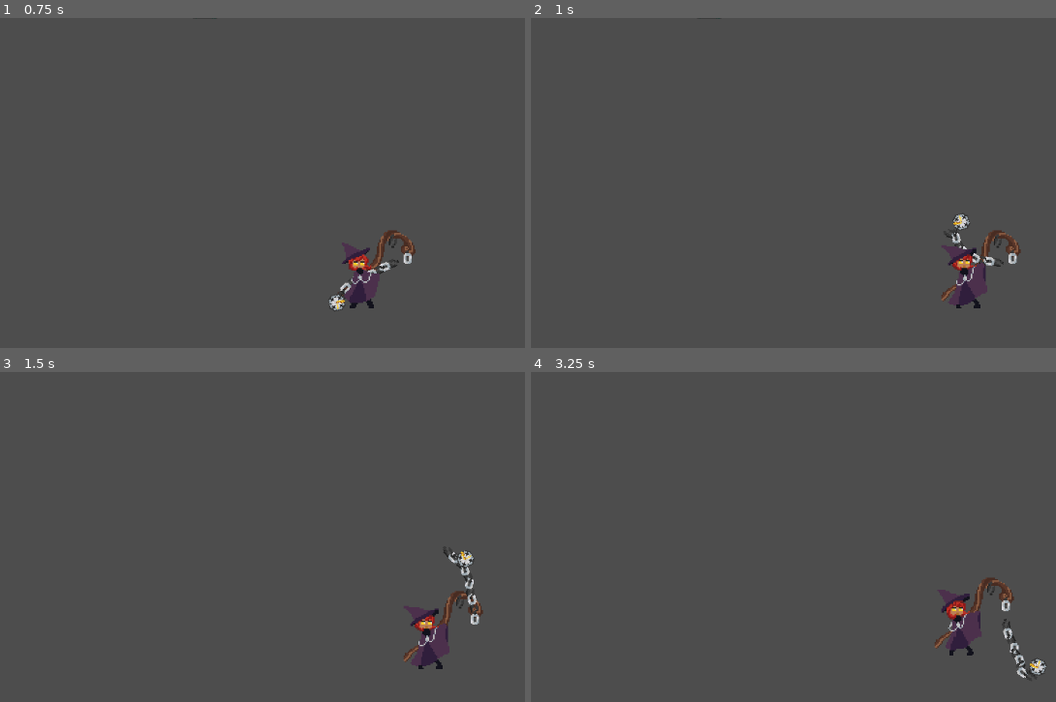
Above: before the commit, frames 1-4 (two rows, left to right).
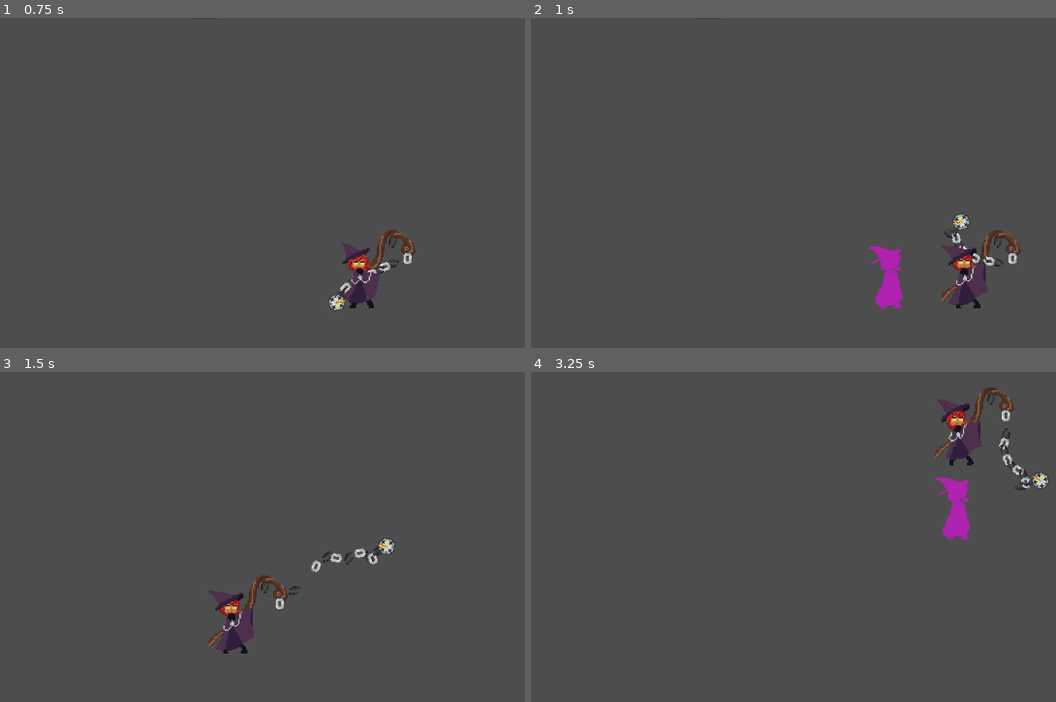
Above: after the commit, the same moments.

Repository: CplCanuck/mru-hacks-2025
Game: Godot game, scene res://Levels/signpost_test.tscn
Two runs of this game, one before a commit and one after it. Both use one fixed random seed, a clock stepped at 60 frames per second and the inputs below.
Inputs:
- Up to frame 1 (0.75 s): tap Enter (ui_accept) at 0.5 s; hold D (right) from 0.53 s (still down); hold Space (attack) from 0.53 s (still down)
- Up to frame 2 (1 s): keep holding D (right); keep holding Space (attack); tap Enter (ui_accept) at 0.77 s; tap Shift (dash) at 0.8 s
- Up to frame 3 (1.5 s): release D (right) at 1.28 s; release Space (attack) at 1.28 s; hold S (down) from 1.28 s (still down); tap Shift (dash) at 1.35 s
- Up to frame 4 (3.25 s): tap Enter (ui_accept) at 1.52, 3.02 s; tap E (interact) at 1.55 s; release S (down) at 2.03 s; hold D (right) 2.03-2.78 s; hold E (interact) 2.03-2.78 s; tap Space (attack) at 2.3, 2.85 s; hold W (up) from 2.78 s (still down); tap Shift (dash) at 3.05 s

Frame 1 is identical in both runs. In frame 2, 0.7% of the frame differs, in the area x 64-71%, y 69-88%; in frame 3, 3.2%; in frame 4, 3.9%, in the area x 76-99%, y 4-93%.

Commit message:
Add dash

Diff:
--- /dev/null
+++ b/Elements/twinkle.tscn
@@ -0,0 +1,90 @@
+[gd_scene load_steps=15 format=3 uid="uid://bem5t3tywdesj"]
+
+[ext_resource type="Script" path="res://Elements/twinkle.gd" id="1_2jfi0"]
+[ext_resource type="PackedScene" uid="uid://143h4hrvonoa" path="res://Components/signpost_component.tscn" id="1_slof0"]
+[ext_resource type="Texture2D" uid="uid://c1n6nbj1pia7l" path="res://Assets/sparkle.png" id="3_jspro"]
+
+[sub_resource type="RectangleShape2D" id="RectangleShape2D_v8b83"]
+
+[sub_resource type="AtlasTexture" id="AtlasTexture_f816w"]
+atlas = ExtResource("3_jspro")
+region = Rect2(0, 0, 16, 16)
+
+[sub_resource type="AtlasTexture" id="AtlasTexture_petcl"]
+atlas = ExtResource("3_jspro")
+region = Rect2(16, 0, 16, 16)
+
+[sub_resource type="AtlasTexture" id="AtlasTexture_6g5ix"]
+atlas = ExtResource("3_jspro")
+region = Rect2(32, 0, 16, 16)
+
+[sub_resource type="AtlasTexture" id="AtlasTexture_36a6l"]
+atlas = ExtResource("3_jspro")
+region = Rect2(48, 0, 16, 16)
+
+[sub_resource type="AtlasTexture" id="AtlasTexture_3kx6g"]
+atlas = ExtResource("3_jspro")
+region = Rect2(64, 0, 16, 16)
+
+[sub_resource type="AtlasTexture" id="AtlasTexture_fpcvo"]
+atlas = ExtResource("3_jspro")
+region = Rect2(80, 0, 16, 16)
+
+[sub_resource type="AtlasTexture" id="AtlasTexture_gufqs"]
+atlas = ExtResource("3_jspro")
+region = Rect2(96, 0, 16, 16)
+
+[sub_resource type="AtlasTexture" id="AtlasTexture_ckqof"]
+atlas = ExtResource("3_jspro")
+region = Rect2(112, 0, 16, 16)
+
+[sub_resource type="AtlasTexture" id="AtlasTexture_8v7nx"]
+atlas = ExtResource("3_jspro")
+region = Rect2(128, 0, 16, 16)
+
+[sub_resource type="SpriteFrames" id="SpriteFrames_5vfao"]
+animations = [{
+"frames": [{
+"duration": 1.0,
+"texture": SubResource("AtlasTexture_f816w")
+}, {
+"duration": 1.0,
+"texture": SubResource("AtlasTexture_petcl")
+}, {
+"duration": 1.0,
+"texture": SubResource("AtlasTexture_6g5ix")
+}, {
+"duration": 1.0,
+"texture": SubResource("AtlasTexture_36a6l")
+}, {
+"duration": 1.0,
+"texture": SubResource("AtlasTexture_3kx6g")
+}, {
+"duration": 1.0,
+"texture": SubResource("AtlasTexture_fpcvo")
+}, {
+"duration": 1.0,
+"texture": SubResource("AtlasTexture_gufqs")
+}, {
+"duration": 1.0,
+"texture": SubResource("AtlasTexture_ckqof")
+}, {
+"duration": 1.0,
+"texture": SubResource("AtlasTexture_8v7nx")
+}],
+"loop": true,
+"name": &"default",
+"speed": 10.0
+}]
+
+[node name="Twinkle" type="Node2D"]
+script = ExtResource("1_2jfi0")
+
+[node name="SignpostComponent" parent="." instance=ExtResource("1_slof0")]
+
+[node name="CollisionShape2D" type="CollisionShape2D" parent="SignpostComponent"]
+shape = SubResource("RectangleShape2D_v8b83")
+
+[node name="AnimatedSprite2D" type="AnimatedSprite2D" parent="."]
+sprite_frames = SubResource("SpriteFrames_5vfao")
+frame_progress = 0.58120465
--- a/Scenes/camera.gd
+++ b/Scenes/camera.gd
@@ -7,6 +7,7 @@
 @onready var screen_width = get_viewport().size.x#DisplayServer.screen_get_size().x / screen_scale
 @onready var screen_height = get_viewport().size.y#DisplayServer.screen_get_size().y / screen_scale
 
+var speed := 100
 
 @export var player : Player
 
@@ -16,20 +17,25 @@
 
 		# up
 		if player_pos.y < screen_height * follow_percentage_height :
-			print("camera up")
-			position.y += player.velocity.y * delta
+			position.y -= abs(player.velocity.y * delta)
+			if player_pos.y < screen_height * (follow_percentage_height / 1.5) :
+				position.y += speed * delta
 
 		# right
-		if player_pos.x > screen_width * (1 - follow_percentage_width)  :
-			print("camera right")
-			position.x += player.velocity.x * delta
+		if player_pos.x > screen_width * (1 - follow_percentage_width) :
+			position.x += abs(player.velocity.x * delta)
+			if player_pos.x > screen_width * (1 - (follow_percentage_width / 1.5))  :
+				position.x += speed * delta
 
 		# down
 		if player_pos.y > screen_height * (1 - follow_percentage_height)  :
-			print("camera up")
-			position.y += player.velocity.y * delta
+			print('down')
+			position.y += abs(player.velocity.y * delta)
+			if player_pos.y > screen_height * (1 - (follow_percentage_height / 1.5))  :
+				position.y += speed * delta
 
 		# left
 		if player_pos.x < screen_width * follow_percentage_width :
-			print("camera left")
-			position.x += player.velocity.x * delta
+			position.x -= abs(player.velocity.x * delta)
+			if player_pos.x < screen_width * (follow_percentage_width /1.5) :
+				position.x -= speed * delta
--- a/Scenes/player.gd
+++ b/Scenes/player.gd
@@ -7,58 +7,90 @@
 const ATTACK_TIME := 0.4
 
 @export var attacking := false
+var last_direction := Vector2.RIGHT
+
 var dashing := false
-var last_direction := Vector2.RIGHT
+var dash_start_pos := Vector2.ZERO
+var dash_cooldown := 2.5
+var dash_opacity := 153
+@onready var dash_timer: Timer = $DashTimer
+
+
+@onready var dash_shadow: Sprite2D = $DashShadow
+
 
 @onready var interaction_range: Area2D = $InteractionRange
 @onready var attack_timer : Timer = $AttackTimer
 
 func _physics_process(_delta: float) -> void:
-    # Get the input direction and handle the movement/deceleration.
-    # As good practice, you should replace UI actions with custom gameplay actions.
-    var direction := Input.get_vector("left", "right", "up", "down").normalized()
-    if direction:
-        last_direction = direction
-        velocity = direction * SPEED
+	# Get the input direction and handle the movement/deceleration.
+	# As good practice, you should replace UI actions with custom gameplay actions.
+	var direction := Input.get_vector("left", "right", "up", "down").normalized()
+	if direction:
+		last_direction = direction
+		velocity = direction * SPEED
 
-        # move interaction range node
-        match direction :
-            Vector2.LEFT:
-                interaction_range.rotation_degrees = 90
-            Vector2.RIGHT:
-                interaction_range.rotation_degrees = 270
-            Vector2.UP:
-                interaction_range.rotation_degrees = 180
-            Vector2.DOWN:
-                interaction_range.rotation_degrees = 0
-    else:
-        # Slow down player if not moving
-        velocity.x = move_toward(velocity.x, 0, SPEED)
-        velocity.y = move_toward(velocity.y, 0, SPEED)
+		# move interaction range node
+		match direction :
+			Vector2.LEFT:
+				interaction_range.rotation_degrees = 90
+			Vector2.RIGHT:
+				interaction_range.rotation_degrees = 270
+			Vector2.UP:
+				interaction_range.rotation_degrees = 180
+			Vector2.DOWN:
+				interaction_range.rotation_degrees = 0
+	else:
+		# Slow down player if not moving
+		velocity.x = move_toward(velocity.x, 0, SPEED)
+		velocity.y = move_toward(velocity.y, 0, SPEED)
 
-    # Attacking
-    if Input.is_action_pressed("attack"):
-        attacking = true
-        attack_timer.start(ATTACK_TIME)
+	# Attacking
+	if Input.is_action_pressed("attack"):
+		attacking = true
+		attack_timer.start(ATTACK_TIME)
 
-    # Dash
-    if Input.is_action_just_pressed("dash"):
-        pass
+	# Dash
+	if Input.is_action_just_pressed("dash"):
+		pass
 
-    move_and_slide()
+	move_and_slide()
+
+	# fade
+	dash_shadow.modulate.a8 = int(dash_opacity * (dash_timer.time_left / dash_cooldown))
 
 
 func _input(event: InputEvent) -> void:
-    if event.is_action_pressed('interact'):
-        for object in interaction_range.get_overlapping_areas():
-            if object.has_method("interact"):
-                object.interact()
+	if event.is_action_pressed('interact'):
+		for object in interaction_range.get_overlapping_areas():
+			if object.has_method("interact"):
+				object.interact()
+
+	if event.is_action_pressed("dash"):
+		if dashing :
+			# turn off physics
+			position = dash_start_pos
+		else :
+			dash_start_pos = global_position
+			dash_shadow.global_position = global_position
+			dash_shadow.modulate.a8 = dash_opacity
+			dash_timer.start(dash_cooldown)
 
 
+		dashing = not dashing
+		dash_shadow.visible = dashing
+
 func end_attack() -> void:
-    print("end_attack")
-    attacking = false
+	print("end_attack")
+	attacking = false
 
 
 func _on_attack_timer_timeout() -> void:
-    end_attack()
+	end_attack()
+
+
+func _on_dash_timer_timeout() -> void:
+	dashing = false
+	dash_shadow.visible = false
+	dash_shadow.modulate.a8 = dash_opacity
+	pass # Replace with function body.
--- a/Scenes/player.tscn
+++ b/Scenes/player.tscn
@@ -593,13 +593,25 @@
 position = Vector2(0, 30)
 shape = SubResource("RectangleShape2D_6t5aa")
 
-[node name="AttackTimer" type="Timer" parent="."]
-one_shot = true
-
-[connection signal="timeout" from="AttackTimer" to="." method="_on_attack_timer_timeout"]
 [node name="Marker2D" type="Marker2D" parent="InteractionRange"]
 position = Vector2(0, 79)
 
 [node name="Camera2D" type="Camera2D" parent="InteractionRange/Marker2D"]
 zoom = Vector2(2.5, 2.5)
 position_smoothing_enabled = true
+
+[node name="AttackTimer" type="Timer" parent="."]
+one_shot = true
+
+[node name="DashShadow" type="Sprite2D" parent="."]
+visible = false
+modulate = Color(13.257839, 0, 12.342262, 0.6)
+top_level = true
+texture = ExtResource("5_fkybt")
+hframes = 13
+
+[node name="DashTimer" type="Timer" parent="."]
+one_shot = true
+
+[connection signal="timeout" from="AttackTimer" to="." method="_on_attack_timer_timeout"]
+[connection signal="timeout" from="DashTimer" to="." method="_on_dash_timer_timeout"]
--- a/project.godot
+++ b/project.godot
@@ -83,6 +83,7 @@
 "deadzone": 0.2,
 "events": [Object(InputEventKey,"resource_local_to_scene":false,"resource_name":"","device":-1,"window_id":0,"alt_press …(195 unchanged characters)…
 , Object(InputEventJoypadButton,"resource_local_to_scene":false,"resource_name":"","device":-1,"button_index":1,"pressure":0.0,"pressed":true,"script":null)
+, Object(InputEventKey,"resource_local_to_scene":false,"resource_name":"","device":-1,"window_id":0,"alt_pressed":false,"shift_pressed":false,"ctrl_pressed":false,"meta_pressed":false,"pressed":false,"keycode":0,"physical_keycode":70,"key_label":0,"unicode":102,"location":0,"echo":false,"script":null)
 ]
 }
 
